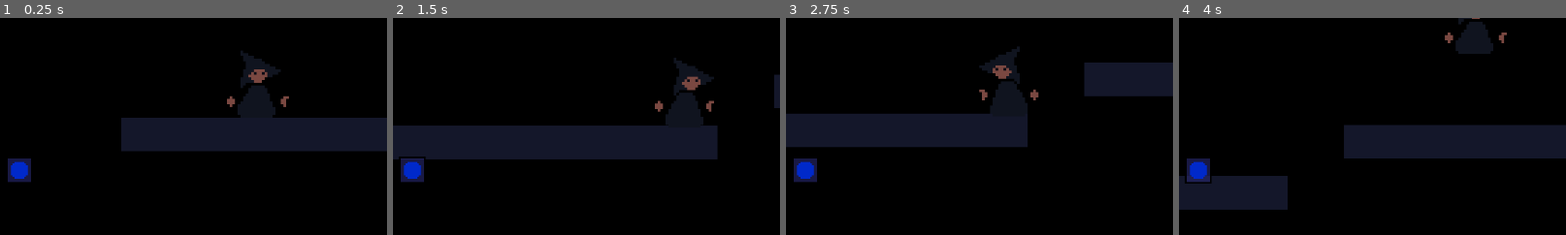
Above: before the commit, frames 1-4 (left to right).
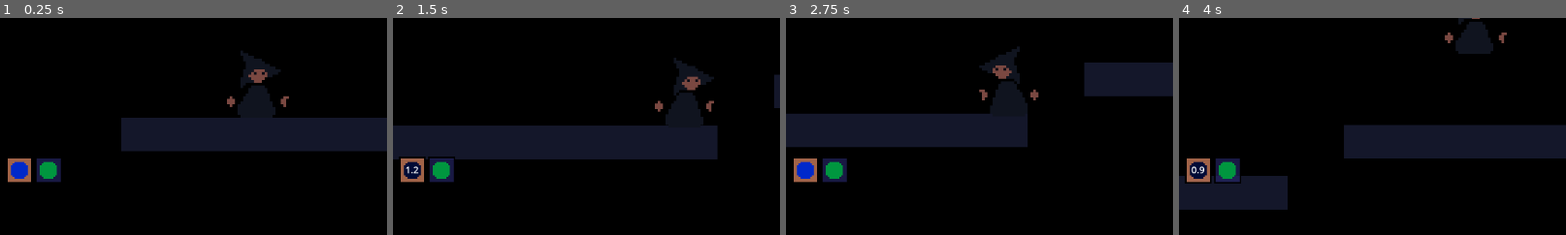
Above: after the commit, the same moments.

Repository: AthertonRoamer/Newton
Game: Godot game, scene res://test_world/test_world.tscn
Two runs of this game, one before a commit and one after it. Both use one fixed random seed, a clock stepped at 60 frames per second and the inputs below. This scene is started directly instead of the project's main scene.
Inputs (mouse positions are % of the whole screen's width and height, from its top left):
- Up to frame 1 (0.25 s): no input
- Up to frame 2 (1.5 s): move the mouse to (72, 45) at 0.52 s; hold D (player_right) from 0.53 s (still down); click (72, 45) at 0.6 s; tap W (player_jump) at 0.77 s; move the mouse to (30, 55) at 1.27 s; click (30, 55) at 1.35 s
- Up to frame 3 (2.75 s): tap W (player_jump) at 1.52 s; move the mouse to (60, 28) at 2.02 s; release D (player_right) at 2.03 s; hold A (player_left) from 2.03 s (still down); hold Shift (player_sprint) from 2.03 s (still down); click (60, 28) at 2.3 s
- Up to frame 4 (4 s): move the mouse to (45, 70) at 2.77 s; release A (player_left) at 2.78 s; release Shift (player_sprint) at 2.78 s; hold D (player_right) from 2.78 s (still down); click (45, 70) at 2.85 s; tap W (player_jump) at 3.02, 3.77 s; move the mouse to (80, 65) at 3.52 s; click (80, 65) at 3.6 s
The pictures show only the part of the screen within x 17-67%, y 41-91%; the shares and areas given below are measured in that part.

The runs differ from the first frame. In frame 1, 1.1% of the frame differs, in the area x 2-16%, y 64-76%; in frame 2, 1.4%, in the area x 2-17%, y 63-76%; in frame 3, 1.1%; in frame 4, 1.4%.

Commit message:
Continued work on spell display

Diff:
--- a/Newton/hud/spell_display/spell_display.gd
+++ b/Newton/hud/spell_display/spell_display.gd
@@ -3,5 +3,36 @@
 
 var spell : Spell
 
+@export var spell_selected_background : Texture
+@export var spell_deselected_background : Texture
+
+@export var spell_available_modulate : Color
+@export var spell_unavailable_modulate : Color
+
 func _ready() -> void:
 	$SpellTextureHolder.texture = spell.menu_data.texture
+
+	spell.selected_changed.connect(_on_spell_selected_changed)
+	spell.available_changed.connect(_on_spell_available_changed)
+	spell.time_till_available_changed.connect(_on_spell_time_till_available_changed)
+
+
+func _on_spell_selected_changed(spell_selected : bool) -> void:
+	if spell_selected:
+		texture = spell_selected_background
+	else:
+		texture = spell_deselected_background
+
+
+func _on_spell_available_changed(spell_available : bool ) -> void:
+	if spell_available:
+		$SpellTextureHolder.modulate = spell_available_modulate
+	else:
+		$SpellTextureHolder.modulate = spell_unavailable_modulate
+
+
+func _on_spell_time_till_available_changed(spell_time_till_available : float) -> void:
+	if is_zero_approx(spell_time_till_available):
+		$TimeTillAvailableDiaplay.text = ""
+	else:
+		$TimeTillAvailableDiaplay.text = str(round(spell_time_till_available * 10) / 10)
--- a/Newton/hud/spell_display/spell_display.tscn
+++ b/Newton/hud/spell_display/spell_display.tscn
@@ -1,19 +1,51 @@
-[gd_scene load_steps=3 format=3 uid="uid://c5i6jq0j1qily"]
+[gd_scene load_steps=6 format=3 uid="uid://c5i6jq0j1qily"]
 
 [ext_resource type="Script" path="res://hud/spell_display/spell_display.gd" id="1_0x56n"]
 [ext_resource type="Texture2D" uid="uid://duxl2eo07rqk5" path="res://hud/spell_display/filler_spell_display_background.png" id="1_yo8ts"]
+[ext_resource type="Texture2D" uid="uid://36huirvj3ldi" path="res://hud/spell_display/filler_spell_display_background_selected.png" id="3_c5ipw"]
+
+[sub_resource type="FontVariation" id="FontVariation_jn5ch"]
+
+[sub_resource type="Theme" id="Theme_fdpws"]
+default_font = SubResource("FontVariation_jn5ch")
+default_font_size = 14
 
 [node name="SpellDisplay" type="TextureRect"]
-anchors_preset = 15
+custom_minimum_size = Vector2(40, 40)
+anchors_preset = -1
+anchor_left = -0.01
+anchor_top = -0.019
 anchor_right = 1.0
 anchor_bottom = 1.0
+offset_left = 11.52
+offset_top = 12.312
+offset_right = -1136.0
+offset_bottom = -632.0
 grow_horizontal = 2
 grow_vertical = 2
-size_flags_horizontal = 3
 texture = ExtResource("1_yo8ts")
 script = ExtResource("1_0x56n")
+spell_selected_background = ExtResource("3_c5ipw")
+spell_deselected_background = ExtResource("1_yo8ts")
+spell_available_modulate = Color(1, 1, 1, 1)
+spell_unavailable_modulate = Color(0.278343, 0.278344, 0.269464, 1)
 
 [node name="SpellTextureHolder" type="TextureRect" parent="."]
 layout_mode = 0
 offset_right = 40.0
 offset_bottom = 40.0
+
+[node name="TimeTillAvailableDiaplay" type="Label" parent="."]
+layout_mode = 1
+anchors_preset = -1
+anchor_left = 0.5
+anchor_top = 0.5
+anchor_right = 0.5
+anchor_bottom = 0.5
+offset_left = -20.0
+offset_top = -20.0
+offset_right = 20.0
+offset_bottom = 20.0
+theme = SubResource("Theme_fdpws")
+horizontal_alignment = 1
+vertical_alignment = 1
--- a/Newton/hud/spell_display_manager/spell_display_manager.gd
+++ b/Newton/hud/spell_display_manager/spell_display_manager.gd
@@ -11,6 +11,6 @@
 	spells.append(spell)
 	var new_display : SpellDisplay = spell_display_scene.instantiate()
 	new_display.spell = spell
-	$HBoxContainer.add_child(new_display)
+	$GridContainer.add_child(new_display)
 
-	custom_minimum_size = $HBoxContainer.get_minimum_size()
+	custom_minimum_size = $GridContainer.get_minimum_size()
--- a/Newton/hud/spell_display_manager/spell_display_manager.tscn
+++ b/Newton/hud/spell_display_manager/spell_display_manager.tscn
@@ -8,10 +8,13 @@
 anchors_preset = 0
 offset_right = 1152.0
 offset_bottom = 648.0
+size_flags_horizontal = 3
+size_flags_vertical = 3
 script = ExtResource("1_0x56n")
 spell_display_scene = ExtResource("2_s68cq")
 
-[node name="HBoxContainer" type="HBoxContainer" parent="."]
+[node name="GridContainer" type="GridContainer" parent="."]
 layout_mode = 0
 offset_right = 40.0
 offset_bottom = 40.0
+columns = 10
--- a/Newton/player/player.gd
+++ b/Newton/player/player.gd
@@ -38,6 +38,7 @@
 func _ready() -> void:
 	reset()
 	equip_spell(preload("res://player/spells/test_spell/test_spell.tscn"))
+	equip_spell(preload("res://player/spells/test_spell_two/test_spell_two.tscn"))
 
 
 func take_damage(damage : int) -> void:
@@ -58,6 +59,18 @@
 
 	if position.y > death_altitude:
 		health = 0
+
+
+func _input(event : InputEvent) -> void:
+	if event.is_action("player_cast"):
+		if not event.is_echo():
+			if event.is_pressed():
+				if spell_manager.selected_spell.available:
+					spell_manager.selected_spell.begin_charge()
+			else:
+				if spell_manager.selected_spell.available and spell_manager.selected_spell.state == Spell.state_options.CHARGING:
+					spell_manager.selected_spell.cast()
+
 
 
 
@@ -112,7 +125,9 @@
 			push_warning("Trying to equip spell that is already equipped")
 			return
 	Hud.spell_display_manager.add_spell(spell)
-	spell_manager.add_child(spell)
+	spell_manager.add_spell(spell)
+	if spell_manager.spell_count == 1:
+		spell_manager.select_spell_by_num(0)
 
 
 func update_player_visuals():
--- a/Newton/player/spells/spell_manager/spell_manager.gd
+++ b/Newton/player/spells/spell_manager/spell_manager.gd
@@ -3,10 +3,18 @@
 
 var selected_spell : Spell
 
+var spell_count : int = 0
+
+func add_spell(spell : Spell) -> void:
+	add_child(spell)
+	spell_count += 1
+
+
 func select_spell_by_num(num : int) -> void:
 	if num <= get_child_count() - 1:
-		var new_selected_spell = get_child(num)
+		var new_selected_spell : Spell = get_child(num)
 		if selected_spell != new_selected_spell:
-			selected_spell.selected = false
+			if selected_spell != null:
+				selected_spell.selected = false
 			selected_spell = new_selected_spell
 			selected_spell.selected = true
--- /dev/null
+++ b/Newton/player/spells/test_spell_two/test_spell_two.gd
@@ -0,0 +1,2 @@
+class_name TestSpellTwo
+extends Spell
--- /dev/null
+++ b/Newton/player/spells/test_spell_two/test_spell_two.tres
@@ -0,0 +1,10 @@
+[gd_resource type="Resource" script_class="SpellMenuData" load_steps=3 format=3 uid="uid://d0ykwv1itd5k2"]
+
+[ext_resource type="Script" path="res://player/spells/spell_menu_data.gd" id="1_jtb45"]
+[ext_resource type="Texture2D" uid="uid://cmt87aupc7oph" path="res://player/spells/test_spell_two/test_spell_two_menu_image.png" id="2_h6sd7"]
+
+[resource]
+script = ExtResource("1_jtb45")
+texture = ExtResource("2_h6sd7")
+name = "Test Spell Two"
+description = "Another useless spell"
--- /dev/null
+++ b/Newton/player/spells/test_spell_two/test_spell_two.tscn
@@ -0,0 +1,9 @@
+[gd_scene load_steps=3 format=3 uid="uid://bquomwnv3epvp"]
+
+[ext_resource type="Script" path="res://player/spells/test_spell_two/test_spell_two.gd" id="1_d1fj7"]
+[ext_resource type="Resource" uid="uid://d0ykwv1itd5k2" path="res://player/spells/test_spell_two/test_spell_two.tres" id="2_e2g5s"]
+
+[node name="TestSpellTwo" type="Node"]
+script = ExtResource("1_d1fj7")
+menu_data = ExtResource("2_e2g5s")
+id = "test_spell_two"
Binary file added: Newton/player/spells/test_spell_two/test_spell_two_menu_image.png
Not shown, added: Newton/player/spells/test_spell_two/test_spell_two_menu_image.png.import
